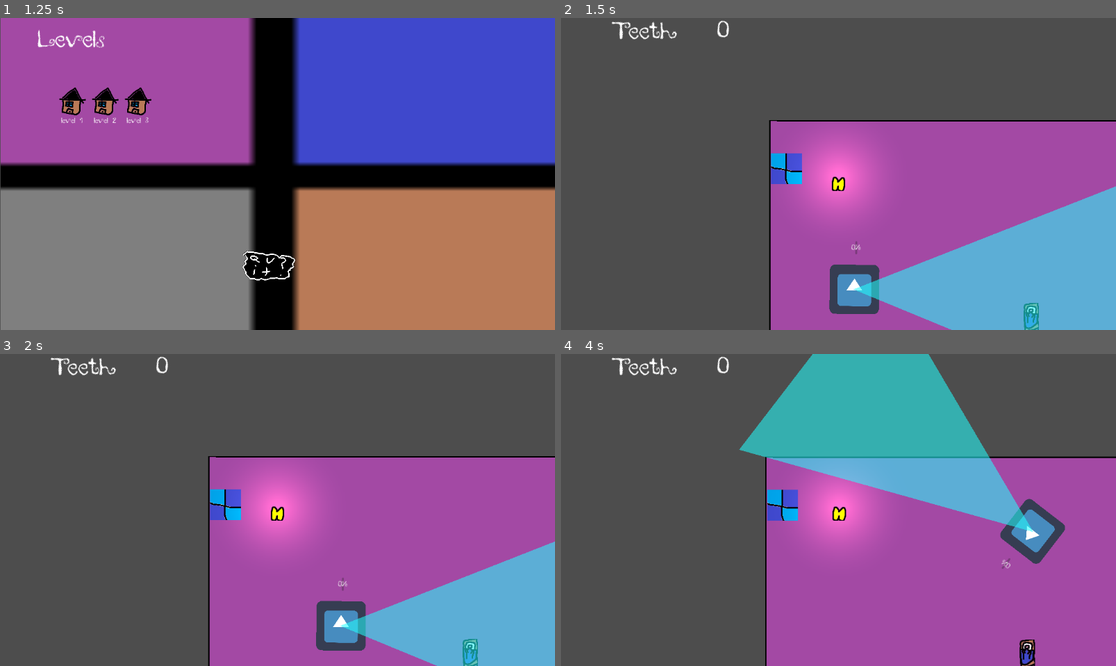
Above: before the commit, frames 1-4 (two rows, left to right).
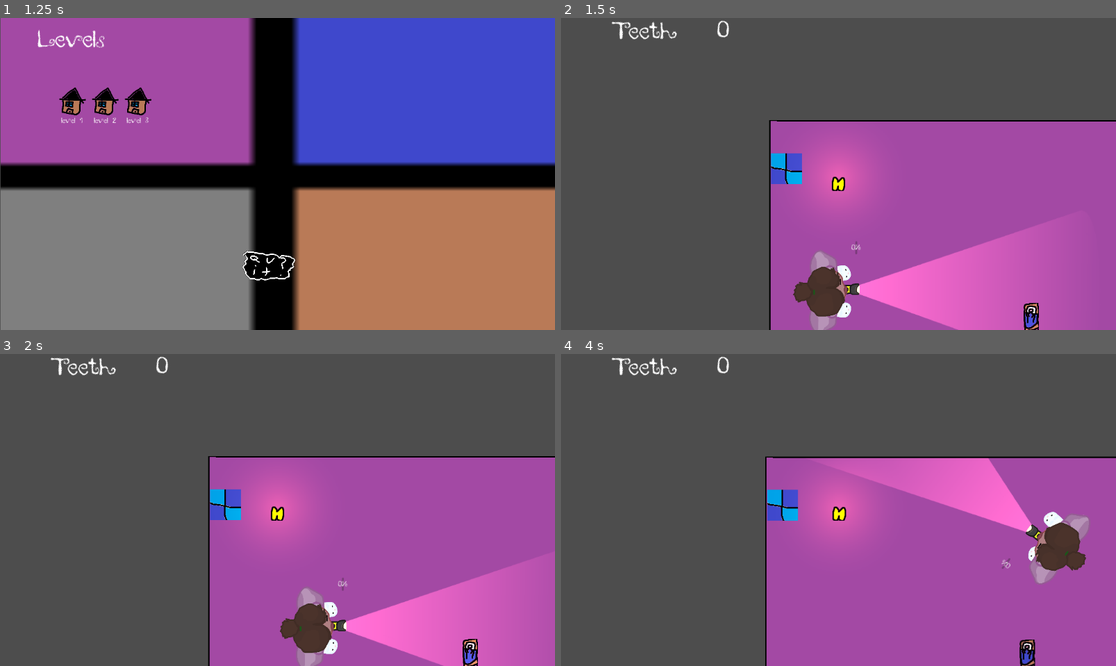
Above: after the commit, the same moments.

Repository: Cthulhu5227/Collector_videogame
Game: Godot game, scene res://main_menu.tscn
The game is run twice, just before and just after one commit, with the same random seed, the same clock (stepped at 60 frames per second) and the same inputs. The engine's default icon, where the game draws it, is replaced by a stand-in: a white triangle on a blue panel in a dark square.
Inputs (mouse positions are in pixels of both pictures, inside the frame that each line leads up to):
- Up to frame 1 (1.25 s): click (210, 170) at 0.5 s
- Up to frame 2 (1.5 s): click "level 1" at 1.25 s
- Up to frame 3 (2 s): no input
- Up to frame 4 (4 s): tap Enter at 2 s; move the mouse to (960, 494) at 2.02 s; hold Right 2.03-2.78 s; hold E (interact) 2.03-2.78 s; click (960, 494) at 2.17 s; tap Space at 2.27, 3.02 s; move the mouse to (727, 525) at 2.77 s; hold Down 2.78-3.53 s; tap E (interact) at 2.85 s; move the mouse to (894, 441) at 3.52 s; hold Right from 3.53 s (still down); hold E (interact) from 3.53 s (still down)

Frame 1 is identical in both runs. In frame 2, 16% of the frame differs, in the area x 41-100%, y 45-100%; in frame 3, 12%; in frame 4, 19%, in the area x 32-96%, y 0-74%.

Commit message:
update enemy graphics

Diff:
--- a/enemy.gd
+++ b/enemy.gd
@@ -37,6 +37,7 @@
 
 
 func _ready():
+	enemy_sprite.play()
 	progress_ratio = MIN_PROGRESS_RATIO
 
 	vision_cone.connect("player_spotted", _player_spotted)
@@ -74,22 +75,21 @@
 	if remaining_time > 0.0:
 		remaining_time -= delta
 		if remaining_time <= 0.0:
-			vision_cone.rotate(PI)
-			enemy_sprite.rotate(PI)
+			enemy_sprite.stop()
+			scale.x *= -1
+			position.y *= -1
 			progress_ratio += progress_ratio_speed / 10
 			remaining_time = 0.0
-		return
-
 	elif progress_ratio >= MAX_PROGRESS_RATIO || progress_ratio <= MIN_PROGRESS_RATIO:
+		enemy_sprite.stop()
 		progress_ratio_speed *= -1
 		remaining_time = time_to_wait
-
 	else:
+		enemy_sprite.play()
 		progress_ratio += delta*progress_ratio_speed
 
-
 func _detecting_player(delta):
-
+	enemy_sprite.stop()
 	# Match the vision cone to the enemy's rotation
 
 	# Rotate to face player
@@ -112,6 +112,8 @@
 		sus_meter += SUS_RATE * delta
 
 func _losing_suspicion(delta):
+	enemy_sprite.stop()
+
 	sus_meter -= SUS_RATE * delta
 	if sus_meter <= 0.0:
 		# Rotation, enemy position, and sus meter reset
--- a/enemy.tscn
+++ b/enemy.tscn
@@ -1,33 +1,61 @@
-[gd_scene load_steps=5 format=3 uid="uid://dhxxy4paeggpd"]
+[gd_scene load_steps=9 format=3 uid="uid://dhxxy4paeggpd"]
 
 [ext_resource type="Script" uid="uid://bg8lihd326sh2" path="res://enemy.gd" id="1_ak6rt"]
-[ext_resource type="Texture2D" uid="uid://k58d5f4c6t1a" path="res://assets/icon.png" id="2_iifgy"]
+[ext_resource type="Texture2D" uid="uid://dj5enkccgrvce" path="res://assets/sprites/parent/parent1.png" id="2_3yqyl"]
+[ext_resource type="Texture2D" uid="uid://cgwgpsr1243di" path="res://assets/sprites/parent/parent2.png" id="3_wujgv"]
+[ext_resource type="Texture2D" uid="uid://cjtsb542h1bog" path="res://assets/sprites/parent/parent3.png" id="4_hb8ge"]
 [ext_resource type="Script" uid="uid://dg8lpe7nt5e2d" path="res://sus_meter.gd" id="4_iifgy"]
 [ext_resource type="Script" uid="uid://buct0r8oeak0t" path="res://vision_cone.gd" id="6_3yqyl"]
+[ext_resource type="Texture2D" uid="uid://n6m4wdqetofa" path="res://assets/flashlight texture.jpg" id="6_wujgv"]
+
+[sub_resource type="SpriteFrames" id="SpriteFrames_e1ltt"]
+animations = [{
+"frames": [{
+"duration": 1.0,
+"texture": ExtResource("2_3yqyl")
+}, {
+"duration": 1.0,
+"texture": ExtResource("3_wujgv")
+}, {
+"duration": 1.0,
+"texture": ExtResource("2_3yqyl")
+}, {
+"duration": 1.0,
+"texture": ExtResource("4_hb8ge")
+}],
+"loop": true,
+"name": &"default",
+"speed": 5.0
+}]
 
 [node name="enemy" type="PathFollow2D"]
 loop = false
 script = ExtResource("1_ak6rt")
 metadata/_edit_vertical_guides_ = [-3860.0]
 
-[node name="enemy_sprite" type="Sprite2D" parent="."]
-scale = Vector2(0.1, 0.1)
-texture = ExtResource("2_iifgy")
+[node name="enemy_sprite" type="AnimatedSprite2D" parent="."]
+position = Vector2(-60, 8)
+rotation = 1.5707964
+scale = Vector2(0.2, 0.2)
+sprite_frames = SubResource("SpriteFrames_e1ltt")
+frame = 2
+frame_progress = 0.3708275
+speed_scale = 0.5
 
 [node name="vision_cone" type="Area2D" parent="."]
 collision_layer = 2
 script = ExtResource("6_3yqyl")
 
+[node name="cone" type="PointLight2D" parent="vision_cone"]
+position = Vector2(-4, 0)
+color = Color(0.96862745, 0.8235294, 0.4745098, 0.7490196)
+texture = ExtResource("6_wujgv")
+offset = Vector2(260, 0)
+
 [node name="enemy_sight" type="CollisionPolygon2D" parent="vision_cone"]
-position = Vector2(267.65, 0)
+position = Vector2(260, 0)
 scale = Vector2(20.000008, 15.000004)
-polygon = PackedVector2Array(-13.482, 0, 15.917495, -15.866664, 15.967494, 15.733331)
-
-[node name="cone" type="Polygon2D" parent="vision_cone"]
-position = Vector2(267.65, 0)
-scale = Vector2(20.000008, 15.000004)
-color = Color(0.13333334, 1, 1, 0.5529412)
-polygon = PackedVector2Array(-13.482, 0, 15.917495, -15.866664, 15.967494, 15.733331)
+polygon = PackedVector2Array(-13.482, 0, 10.567496, -11.466664, 10.717496, 11.199998)
 
 [node name="sus_meter" type="ProgressBar" parent="."]
 anchors_preset = 5
--- a/player.tscn
+++ b/player.tscn
@@ -94,3 +94,4 @@
 offset = Vector2(0, 10)
 
 [node name="PointLight2D" parent="." instance=ExtResource("4_hqtel")]
+color = Color(0.96862745, 0.8235294, 0.4745098, 0.6745098)
Binary file added: assets/flashlight texture.jpg
Not shown, added: assets/flashlight texture.jpg.import
Binary file added: assets/sprites/parent/parent1.png
Not shown, added: assets/sprites/parent/parent1.png.import
Binary file added: assets/sprites/parent/parent2.png
Not shown, added: assets/sprites/parent/parent2.png.import
Binary file added: assets/sprites/parent/parent3.png
Not shown, added: assets/sprites/parent/parent3.png.import
Not shown, added: level.tscn3528106163.tmp
Not shown, added: level.tscn3531658813.tmp
